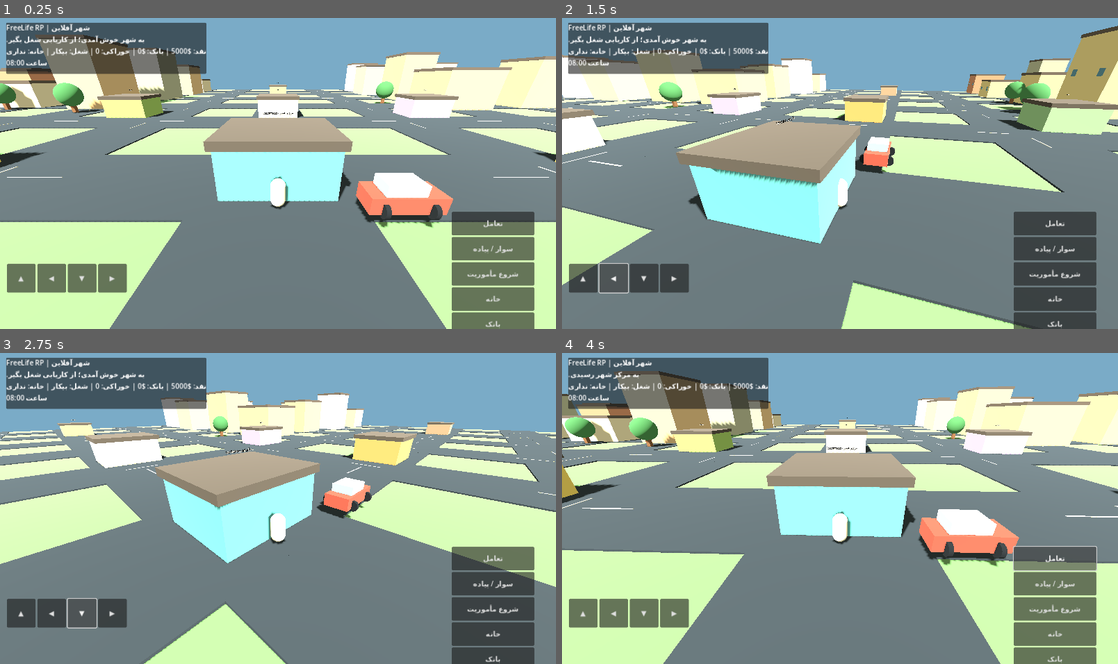
Above: before the commit, frames 1-4 (two rows, left to right).
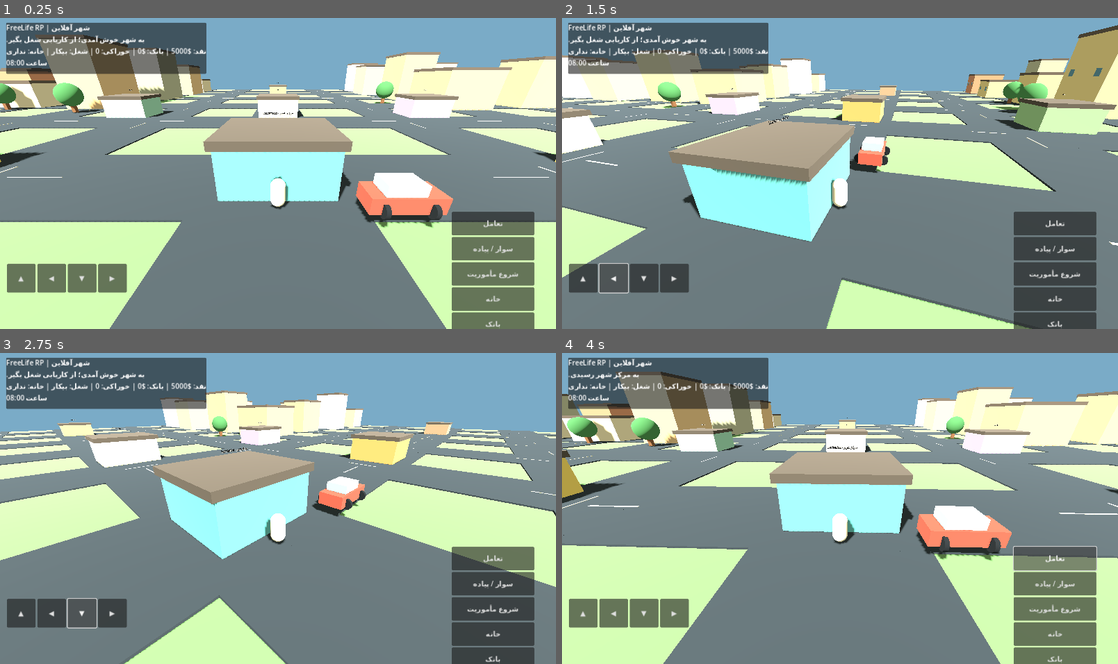
Above: after the commit, the same moments.

Repository: mvarkati1390-lgtm/FreeLife-Game
Game: Godot game, scene res://Main.tscn
The game is run twice, just before and just after one commit, with the same random seed, the same clock (stepped at 60 frames per second) and the same inputs.
Inputs:
- Up to frame 1 (0.25 s): no input
- Up to frame 2 (1.5 s): click "▲" at 0.5 s; click "◀" at 1.25 s
- Up to frame 3 (2.75 s): click "▼" at 2 s
- Up to frame 4 (4 s): click "▶" at 2.75 s; click "تعامل" at 3.5 s

The runs differ from the first frame. In frame 1, 0.6% of the frame differs, in the area x 18-30%, y 23-33%; in frame 2, 4.9%; in frame 3, 3.7%; in frame 4, 5.6%, in the area x 0-100%, y 5-69%.

Commit message:
Add city collisions and fix save path

Diff:
--- a/scripts/main.gd
+++ b/scripts/main.gd
@@ -20,7 +20,7 @@
 const JOB_TARGETS := [Vector3(82,0,-78), Vector3(-92,0,72), Vector3(105,0,96), Vector3(-100,0,-90), Vector3(0,0,-112), Vector3(112,0,-15), Vector3(-20,0,112)]
 const JOB_REWARDS := [750, 900, 1200, 650, 700, 800, 700]
 var game_minutes := 8 * 60
-var save_path := "user://arsacia_save.json"
+var save_path := "user://freelife_save.json"
 
 func _ready():
     _build_world()
@@ -66,6 +66,7 @@
 
 func _build_world():
     _box(self, Vector3(0,-0.6,0), Vector3(280,1,280), Color("#66875a"), "Grass")
+    _add_static_box(Vector3(0,-0.6,0), Vector3(280,1,280))
     # Main avenues and cross streets
     for road_index in range(-5,6):
         var offset = road_index * 24.0
@@ -87,6 +88,7 @@
             var px := x*24.0 + rng.randf_range(-2,2)
             var pz := z*24.0 + rng.randf_range(-2,2)
             _box(self, Vector3(px,h/2,pz), Vector3(w,h,d), palette[rng.randi_range(0,palette.size()-1)], "Building")
+            _add_static_box(Vector3(px,h/2,pz), Vector3(w,h,d))
             _box(self, Vector3(px,h+0.35,pz), Vector3(w+0.3,0.7,d+0.3), Color("#5b5149"), "Roof")
             for wx in [-0.3,0.3]:
                 _box(self, Vector3(px+wx*w, h*0.55, pz-d/2-0.03), Vector3(1.3,1.4,0.08), Color("#577b8b"), "Window")
@@ -103,14 +105,25 @@
     _add_location("ایستگاه اتوبوس", Vector3(-31,0,31), Color("#6595b0"))
     _add_location("خبرگزاری", Vector3(31,0,-31), Color("#a58cba"))
     _add_location("مدرسه", Vector3(31,0,31), Color("#86a77b"))
-    _add_location("مزرعه", Vector3(-31,0,-31), Color("#8ca85e"))
+    _add_location("مزرعه", Vector3(-96,0,-96), Color("#8ca85e"))
     _add_trees()
+
+func _add_static_box(pos: Vector3, size: Vector3):
+    var body := StaticBody3D.new()
+    body.position = pos
+    var shape := CollisionShape3D.new()
+    var box := BoxShape3D.new()
+    box.size = size
+    shape.shape = box
+    body.add_child(shape)
+    add_child(body)
 
 func _add_location(label_text: String, pos: Vector3, color: Color):
     var root := Node3D.new()
     root.position = pos
     add_child(root)
     _box(root, Vector3(0,1.8,0), Vector3(8,3.6,7), color, "Building")
+    _add_static_box(pos + Vector3(0,1.8,0), Vector3(8,3.6,7))
     _box(root, Vector3(0,3.9,0), Vector3(8.5,0.6,7.5), Color("#514a43"), "Roof")
     var label := Label3D.new()
     label.text = label_text
